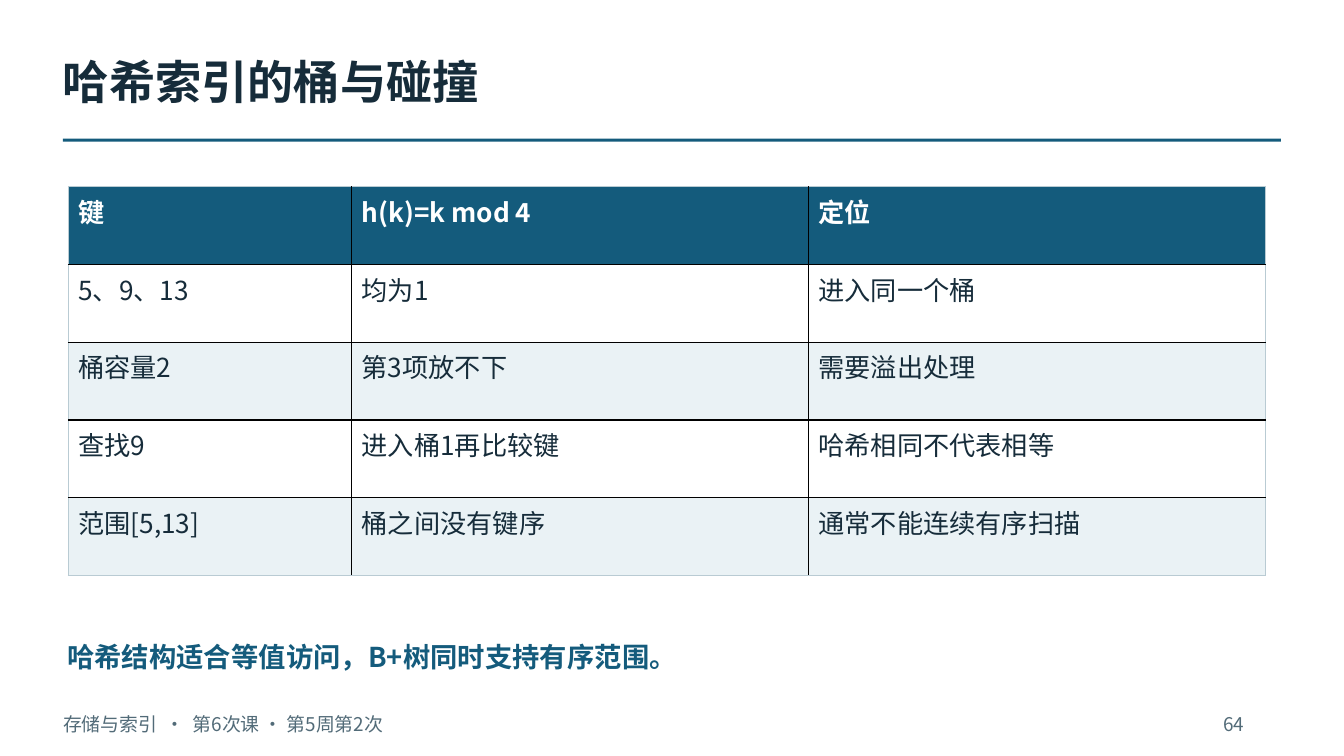
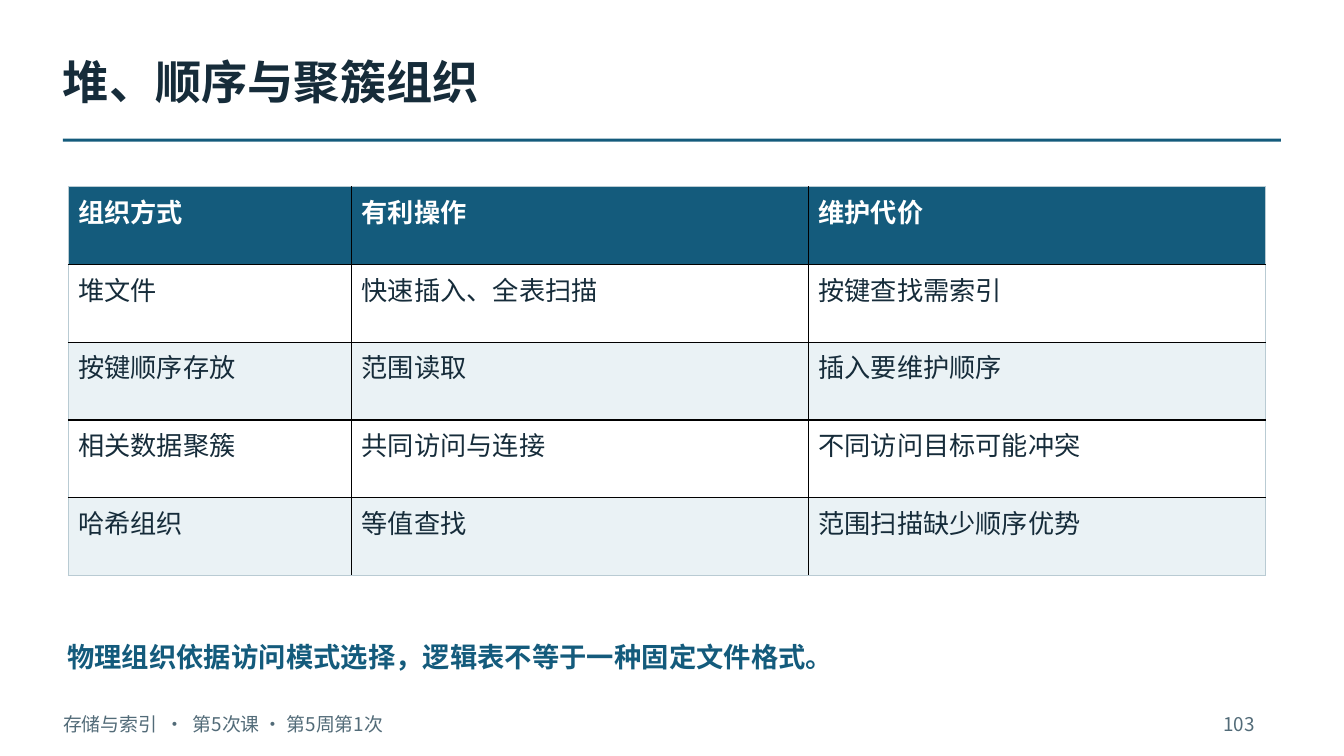
Before and after one commit to intellistream/database-kernel-course-student, a slide deck: slide 103 of 01_课件（第6版）/02_存储与索引.pptx (slide 64 before the commit). Drawn at 1344x756 pixels with LibreOffice and Linux fonts; fonts in the diff are those of the drawing. Boxes give left, top, right and bottom in pixels: in the first picture for what was removed or moved away, otherwise in the second. Text is boxed around its words. In the diff, an @@ line names an element or a change of style, - is before the commit and + after.

```diff
--- a/01_课件（第6版）/02_存储与索引.pptx
+++ b/01_课件（第6版）/02_存储与索引.pptx
@@ text at [63,59,479,104]: text changed @@
-哈希索引的桶与碰撞
+堆、顺序与聚簇组织
@@ table at [69,187,1265,575] @@
-row 1: 键 | h(k)=k mod 4 | 定位
+row 1: 组织方式 | 有利操作 | 维护代价
-row 2: 5、9、13 | 均为1 | 进入同一个桶
+row 2: 堆文件 | 快速插入、全表扫描 | 按键查找需索引
-row 3: 桶容量2 | 第3项放不下 | 需要溢出处理
+row 3: 按键顺序存放 | 范围读取 | 插入要维护顺序
-row 4: 查找9 | 进入桶1再比较键 | 哈希相同不代表相等
+row 4: 相关数据聚簇 | 共同访问与连接 | 不同访问目标可能冲突
-row 5: 范围[5,13] | 桶之间没有键序 | 通常不能连续有序扫描
+row 5: 哈希组织 | 等值查找 | 范围扫描缺少顺序优势
@@ text at [67,643,833,671]: text changed @@
-哈希结构适合等值访问，B+树同时支持有序范围。
+物理组织依据访问模式选择，逻辑表不等于一种固定文件格式。
@@ text at [63,715,383,733]: text changed @@
-存储与索引 · 第6次课 · 第5周第2次
+存储与索引 · 第5次课 · 第5周第1次
@@ text at [1223,717,1254,731]: text changed @@
-64
+103
```
Also in this commit, not shown: 49 other slides changed, 154 slides added, 35 slides removed, 9 other files.
